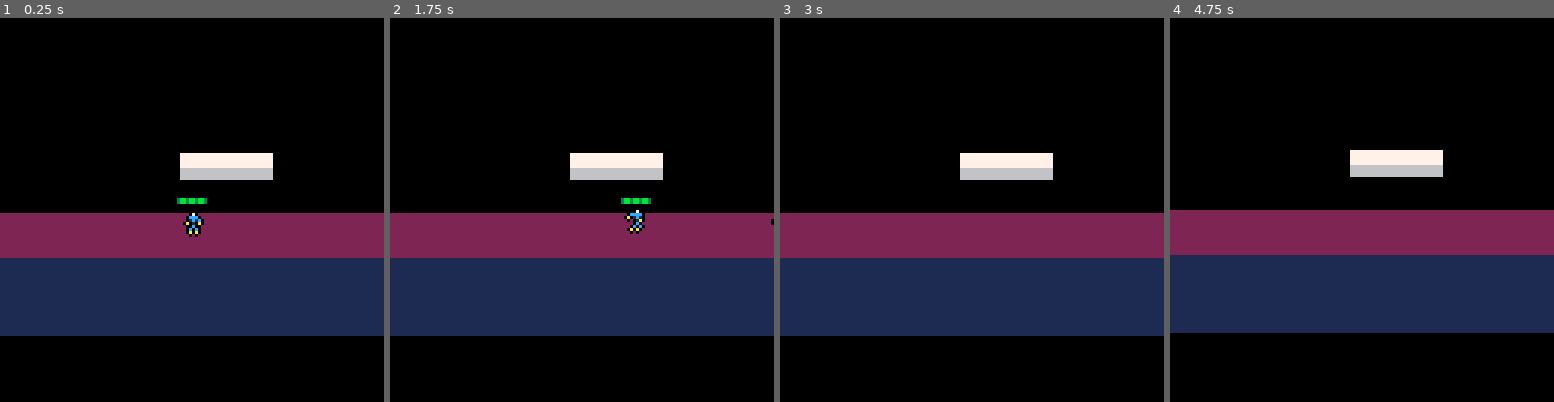
Above: before the commit, frames 1-4 (left to right).
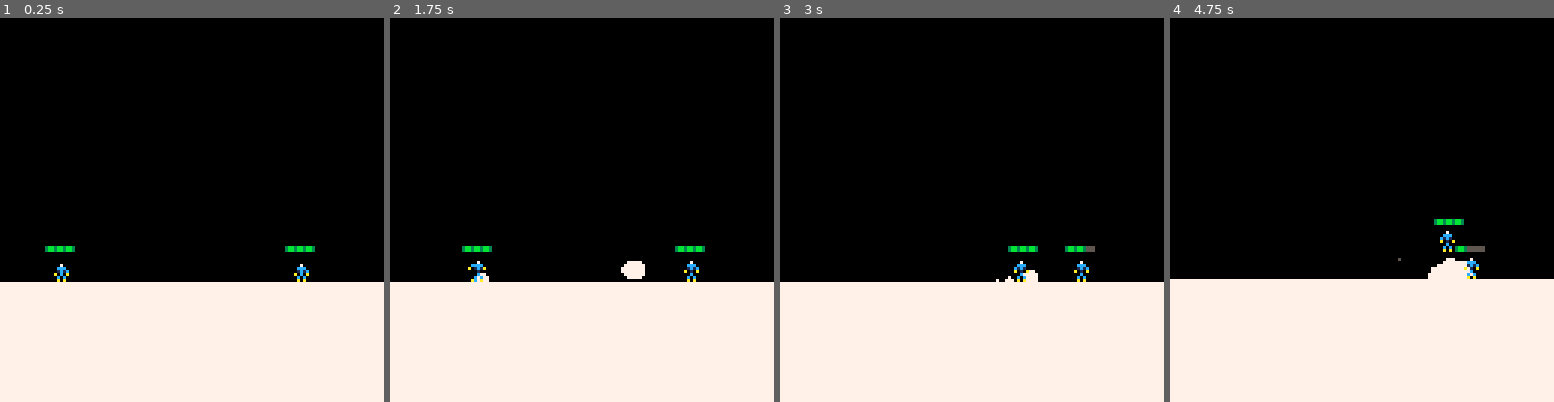
Above: after the commit, the same moments.

Repository: TThanushan/You_against_You
Game: PICO-8 cartridge you_against_you.p8
Same seed, same stepped clock (60 frames per second), same inputs: the game is played once before the commit and once after it.
Inputs:
- Up to frame 1 (0.25 s): no input
- Up to frame 2 (1.75 s): tap X (X key) at 0.33, 1.07 s; tap O (Z key) at 0.7, 1.7 s; hold Right from 1.6 s (still down)
- Up to frame 3 (3 s): tap X (X key) at 1.85, 2.97 s; release Right at 2.1 s; tap O (Z key) at 2.1, 2.5, 2.9 s; hold Up 2.15-2.42 s; hold Right from 2.47 s (still down)
- Up to frame 4 (4.75 s): release Right at 3.03 s; hold Left 3.08-3.58 s; tap O (Z key) every 0.4 s from 3.3 to 4.5 s; hold Right 4.02-4.68 s; tap X (X key) at 4.08 s; hold Up from 4.73 s (still down)

The runs differ from the first frame. In frame 1, 51% of the frame differs, in the area x 0-100%, y 35-100%; in frame 2, 51%; in frame 3, 51%; in frame 4, 52%, in the area x 0-100%, y 34-100%.

Commit message:
victory screen added

Diff:
--- a/you_against_you.p8
+++ b/you_against_you.p8
@@ -6,7 +6,7 @@
 --by wombart
 --made for 42jam#2
 
-local p_info = {x = 64, y = 64, tag = 'player', max_health = 3, move_speed = 2,
+local p_info = {x = 64, y = 64, tag = 'player', max_health = 3, move_speed = 1,
 money = 10, sprites = {idle ={1, 2}, running = {17, 18, 18, 19, 20, 20}},
 sounds = {running = 0}, weapon_info = {reload_time = 0, bullet_sprite = 49,
 	name = 'pistol', attack_speed = 0.5, move_speed = 1000, damage = 1,
@@ -19,7 +19,7 @@
 local part = {}
 local g = 0.3
 local debugmode = false
-local ground_y = 64
+local ground_y = 80
 local shkx, shky = 0, 0
 local main_camera
 local gameobjects = {}
@@ -29,13 +29,13 @@
 	brown = 4, dark_gray = 5, light_gray = 6, white = 7, red = 8, orange = 9,
 	yellow = 10, green = 11, blue = 12, indigo = 13, pink = 14, peach = 15, no_color}
 
-local ground_bridge = {x0 = -70, y0 = 65, x1 = 276, y1 = 95, width = 15,
-	height = 10, light_color = colors.dark_purple, dark_color = colors.dark_blue}
-
-local platform1 = {x0=60, y0=45, x1=90, y1=53, hitboxy=40,
+local ground_bridge = {x0 = -70, y0 = ground_y, x1 = 276, y1 = 128, width = 15,
+	height = 0, light_color = colors.white, dark_color = colors.white}
+
+local platform1 = {x0=30, y0=55, x1=60, y1=65,
 	light_color = colors.white, dark_color = colors.light_gray}
-local platform2 = {x0=130, y0=45, x1=160, y1=53, hitboxy=40,
-	light_color = colors.white, dark_color = colors.light_gray}
+-- local platform2 = {x0=130, y0=45, x1=160, y1=53, hitboxy=40,
+-- 	light_color = colors.white, dark_color = colors.light_gray}
 
 function _init()
 	start()
@@ -47,42 +47,45 @@
 end
 
 function _update60()
- if game_state == 'start' then
-
- elseif game_state == 'game' then
-  update_game()
- elseif game_state == 'gameover' then
-
- end
+	if game_state == 'start' then
+
+	elseif game_state == 'game' then
+		update_game()
+	elseif game_state == 'gameover' then
+
+	elseif game_state == 'victory' then
+		update_victory()
+	end
 end
 
 function _draw()
- if game_state == 'start' then
- elseif game_state == 'game' then
-  draw_game()
- elseif game_state == 'gameover' then
-
- end
-
- if (debugmode) then
-  -- if btnp(5) then spawner.wave_number += 1 end
-  if btnp(5) then platform_button1.level += 1 end
-
-  local pos_x, pos_y = main_camera.x - 60, main_camera.y - 60
-  -- if (btn(5)) shake_v(1)
-  -- print('time:'..flr(time()/2),main_camera.x-64, main_camera.y-64, 8, 2)
-  -- print('e:'..spawner.alivee,main_camera.x-30, 30 +main_camera.y, 8, 2)
-
-  -- print('mem_use:'..stat(0),main_camera.x+ 0, 30+main_camera.y, 8, 2)
-  print('obj:'..#gameobjects,  pos_x, pos_y, 10)
-  print('cpu:'..stat(1), pos_x, pos_y+5, 12)
-  print('fps:'..stat(7), pos_x, pos_y+10, 11, 3)
-  print('particles:'..#part, pos_x, pos_y+15, 8, 2)
-  print(time(), pos_x, pos_y+20, 8, 2)
-  print(camera_lerp_timer, pos_x, pos_y+25, 8, 2)
-  print(distance(main_camera, player), pos_x, pos_y+32, 8, 2)
-  print(btn(0), pos_x, pos_y+40, 8, 2)
- end
+	if game_state == 'start' then
+	elseif game_state == 'game' then
+		draw_game()
+	elseif game_state == 'gameover' then
+
+	elseif game_state == 'victory' then
+		draw_victory()
+	end
+
+	if (debugmode) then
+	-- if btnp(5) then spawner.wave_number += 1 end
+	if btnp(5) then platform_button1.level += 1 end
+		local pos_x, pos_y = main_camera.x - 60, main_camera.y - 60
+		-- if (btn(5)) shake_v(1)
+		-- print('time:'..flr(time()/2),main_camera.x-64, main_camera.y-64, 8, 2)
+		-- print('e:'..spawner.alivee,main_camera.x-30, 30 +main_camera.y, 8, 2)
+
+		-- print('mem_use:'..stat(0),main_camera.x+ 0, 30+main_camera.y, 8, 2)
+		print('obj:'..#gameobjects,  pos_x, pos_y, 10)
+		print('cpu:'..stat(1), pos_x, pos_y+5, 12)
+		print('fps:'..stat(7), pos_x, pos_y+10, 11, 3)
+		print('particles:'..#part, pos_x, pos_y+15, 8, 2)
+		print(time(), pos_x, pos_y+20, 8, 2)
+		print(camera_lerp_timer, pos_x, pos_y+25, 8, 2)
+		print(distance(main_camera, player), pos_x, pos_y+32, 8, 2)
+		print(btn(0), pos_x, pos_y+40, 8, 2)
+	end
 end
 
 function update_game()
@@ -97,9 +100,10 @@
 
 	-- cls(((time()/2%15))+1)
 	draw_background()
+	draw_part()
 	draw_map()
 	draw_all_gameobject()
-	draw_part()
+
 	draw_interface()
 	-- print(main_camera.get_tag())
 end
@@ -127,46 +131,36 @@
 end
 
 function draw_map()
-
-
-	-- outline
-	rect(shkx+ground_bridge.x0-1, shky+ground_bridge.y0-1,
-		shkx+ground_bridge.x1+1, shky+ground_bridge.y1+ground_bridge.height+1,
-		colors.black)
-
-	-- light part
-	rectfill(shkx+ground_bridge.x0,shky+ground_bridge.y0,shkx+ground_bridge.x1,
-		shky+ground_bridge.y0+ground_bridge.width, ground_bridge.light_color)
+	-- -- outline
+	-- rect(shkx+ground_bridge.x0-1, shky+ground_bridge.y0-1,
+	-- 	shkx+ground_bridge.x1+1, shky+ground_bridge.y1+ground_bridge.height+1,
+	-- 	colors.black)
+
+	-- -- light part
+	-- rectfill(shkx+ground_bridge.x0,shky+ground_bridge.y0,shkx+ground_bridge.x1,
+	-- 	shky+ground_bridge.y0, ground_bridge.light_color)
 
 	-- dark part
-	rectfill(shkx+ground_bridge.x0, shky+ground_bridge.y0+ground_bridge.width,
-		shkx+ground_bridge.x1,shky+ground_bridge.y1+ground_bridge.height, ground_bridge.dark_color)
-
-
+	rectfill(shkx+ground_bridge.x0, shky+ground_bridge.y0 + 8,
+		shkx+ground_bridge.x1,shky+ground_bridge.y1, ground_bridge.dark_color)
 	-- platform 1
-	rect(shkx+platform1.x0-1, shky+platform1.y0-1, shkx+platform1.x1+1,
-		shky+platform1.y1+1, colors.black)
-
-	-- light part
-	rectfill(shkx+platform1.x0, shky+platform1.y0, shkx+platform1.x1,
-		shky+platform1.y1, platform1.light_color)
-
-	-- dark part
-	rectfill(shkx+platform1.x0, shky+platform1.y0+5, shkx+platform1.x1,
-		shky+platform1.y1, platform1.dark_color)
-
-	-- platform 2
-	rect(shkx+platform2.x0-1, shky+platform2.y0-1, shkx+platform2.x1+1,
-		shky+platform2.y1+1, colors.black)
-
-	-- light part
-	rectfill(shkx+platform2.x0, shky+platform2.y0, shkx+platform2.x1,
-		shky+platform2.y1, platform2.light_color)
-
-	-- dark part
-	rectfill(shkx+platform2.x0, shky+platform2.y0+5, shkx+platform2.x1,
-		shky+platform2.y1, platform2.dark_color)
-
+	-- rectfill(shkx+platform1.x0, shky+platform1.y0+9, shkx+platform1.x1,
+	-- 	shky+platform1.y1+7, platform1.dark_color)
+end
+
+function update_victory()
+ if btn(5) then run() end
+ update_all_gameobject()
+end
+
+function draw_victory()
+	cls(0)
+	draw_game()
+	if do_once == false then
+		do_once=true
+	end
+	spe_print('you won !!!', 40 , main_camera.y-40-2*(cos(time())), 11, 3)
+	spe_print('❎ to restart', 40, main_camera.y, 10, 9)
 end
 
 function do_camera_shake()
@@ -193,9 +187,9 @@
 
 -- ##init
 function init_all_gameobject()
-	make_player()
+	make_character(false, 20, 65, 'player', 'bot')
+	make_character(true, 100, 65, 'bot', 'player')
 	main_camera = make_gameobject(128, 64, 'main_camera', {newposition = {x=0, y=0}})
-
 end
 
 function block_object_map_limit()
@@ -227,10 +221,8 @@
 end
 
 function is_player_on_a_platform()
-	return (player.x >= platform1.x0 and player.x <= platform1.x1
-		and (player.y > platform1.hitboxy-3 and player.y < platform1.hitboxy+3))
-		or (player.x > platform2.x0 and player.x < platform2.x1
-		and (player.y > platform2.hitboxy-3 and player.y < platform2.hitboxy+3))
+	return (player.x >= platform1.x0 - 4 and player.x <= platform1.x1 + 4
+		and (player.y > platform1.y0 and player.y < platform1.y1 + 1))
 end
 
 function closest_obj(target, tag)
@@ -259,8 +251,10 @@
 end
 
 -- ##player
-function make_player()
-	player = make_gameobject(p_info.x, p_info.y, p_info.tag, {
+function make_character(is_bot, x, y, tag, target_tag)
+	player = make_gameobject(x, y, tag, {
+		is_bot = is_bot,
+		target_tag = target_tag,
 		current_health = p_info.max_health,
 		max_health = p_info.max_health,
 		c_sprite=1,
@@ -286,36 +280,6 @@
 		sprites = p_info.sprites,
 		experience=0,
 		move_speed = p_info.move_speed,
-		move = function(self)
-			if btn(0) then
-				self.x -= self.move_speed
-				self.state = 'running'
-				-- allow player to shoot to the right and walk to the left
-				-- if not btn(4) then
-					self.look_to_left = true
-				-- end
-				-- self:walk_particle()
-			end
-			if btn(1) then
-				self.x += self.move_speed
-				self.state = 'running'
-				-- if not btn(4) then
-					self.look_to_left = false
-				-- end
-				-- self:walk_particle()
-			end
-			-- need to be falling to jump
-			if btn(2) and self.grounded and self.dy >= 0 then
-				self:jump()
-
-			end
-			if not btn(0) and not btn(1) then
-				self.state = 'idle'
-			end
-			if btn(4) then
-				self:shoot(self.x+200, self.y)
-			end
-		end,
 		shoot = function(self, _x, _y)
 			if self.weapon_info.reload_time < time() then
 				local looking_direction = 1
@@ -338,25 +302,78 @@
 					self.weapon_info.collision_backoff,
 					self.weapon_info.move_speed,
 					self.weapon_info.bullet_sprite,
-					'bullet')
+					'bullet', target_tag)
 				shake_h(2)
 			end
+
+		end,
+		player_controller = function(self)
+			if btn(0) then
+				self.x -= self.move_speed
+				self.state = 'running'
+				-- allow player to shoot to the right and walk to the left
+				if not btn(4) then
+					self.look_to_left = true
+				end
+				-- self:walk_particle()
+			end
+			if btn(1) then
+				self.x += self.move_speed
+				self.state = 'running'
+				if not btn(4) then
+					self.look_to_left = false
+				end
+				-- self:walk_particle()
+			end
+			-- need to be falling to jump
+			if btn(2) and self.grounded and self.dy >= 0 then
+				self:jump()
+
+			end
+			if not btn(0) and not btn(1) then
+				self.state = 'idle'
+			end
+			if btn(4) then
+				self:shoot(self.x+200, self.y)
+			end
+		end,
+		bot_controller = function(self)
 
 		end,
 		update_sprite = function(self)
 			local table = self.sprites.idle
-			local speed = 8
+			local speed = 6
 
 			if self.state == 'running' then
 				table = self.sprites.running
-				speed = self.move_speed*12
+				speed = self.move_speed*16
 			end
 
 			local n = flr(time()*speed%#table)+1
 			self.c_sprite = table[n]
 		end,
+		am_i_dead = function(self)
+			if (self.current_health <= 0) then
+				self.current_health = 0
+				self:death_event()
+			end
+			return true
+		end,
+		death_event = function(self)
+			if (self.is_bot) then
+				hit_part(self.x, self.y, {7, 6, 5})
+				game_state = 'victory'
+			else
+				game_state = 'gameover'
+			end
+			dust_part(self.x, self.y, 5+3, {colors.red}, 4)
+			dust_part(self.x+3, self.y, 5, {colors.dark_purple}, 4)
+			dust_part(self.x-3, self.y, 5, {colors.dark_blue}, 4)
+			self.sprites = {idle = {6}, running = {6}}
+			self:disable()
+		end,
 		draw_sprite = function(self)
-			outline_spr(self.c_sprite, self.x+shkx-4, self.y+shky, self.look_to_left)
+			-- outline_spr(self.c_sprite, self.x+shkx-4, self.y+shky, self.look_to_left, colors.white)
 			spr(self.c_sprite, self.x+shkx-4, self.y+shky, 1, 1, self.look_to_left)
 		end,
 		player_sounds = function (self)
@@ -386,7 +403,10 @@
 
 		end,
 		walk_particle = function(self)
-			if rnd()>0.5 and self.grounded then dust_part(self.x+4, self.y+10, 3,{6, 5}) end
+			if self.state == 'running' and rnd()>0.5 and
+			self.grounded then
+				dust_part(self.x+4, self.y+10, 2,{colors.white, colors.dark_gray})
+			end
 		end,
 		do_physics=function(self)
 			if self.y > ground_y then
@@ -396,18 +416,17 @@
 
 			end
 			-- do gravity
-			if self.y <= ground_y and not is_player_on_a_platform() then
+			if self.y <= ground_y then
 				self.dy += g
 			else
 				if not self.grounded then
 					sfx(2)
 				end
-					if self.dy > 0 and is_player_on_a_platform() then
+					if self.dy > 0 then
 						self.grounded = true
 						self.dy = 0
 					end
 			end
-
 			self.y += self.dy
 		end,
 		draw_health_rect = function (self)
@@ -429,13 +448,24 @@
 		end,
 		update = function (self)
 			self:player_sounds()
-			self:move()
-			self:update_sprite()
+			if (self.is_bot == true) then
+				self:bot_controller()
+			else
+				self:player_controller()
+			end
+			if (self.active) then
+				self:am_i_dead()
+				self:update_sprite()
+				self:walk_particle()
+			end
 			self:do_physics()
 		end,
 		draw = function(self)
 			self:draw_sprite()
-			self:draw_health_rect()
+			if (self.active) then
+				-- self:draw_health_rect()
+				self:draw_health_rect()
+			end
 		end
 
 	})
@@ -459,11 +489,12 @@
 end
 
 -- ##bullet
-function make_bullet(x, y, direction, damage, backoff, move_speed, sprite, tag)
+function make_bullet(x, y, direction, damage, backoff, move_speed, sprite, tag, target_tag)
   local bullet = make_gameobject (x, y, tag, {
 	damage=damage,
 	move_speed=move_speed,
 	sprite=sprite,
+	target_tag = target_tag,
 	range = 10,
 	backoff = backoff,
 	direction=direction,
@@ -483,7 +514,7 @@
 		self:disable()
 	end,
 	enemy_collision_check = function (self)
-		local enemy = closest_obj(self, 'enemy')
+		local enemy = closest_obj(self, self.target_tag)
 		if enemy != nil and distance(self, enemy) < self.range then
 			-- sfx(1)
 			enemy:take_damage(self.damage)
@@ -582,6 +613,7 @@
 			return self.tag
 		end,
 		disable = function(self)
+			self.active = false
 			del(gameobjects, self)
 		end,
 		draw = function(self)
Not shown, changed: 21 lines of the sprite sheet (__gfx__) section of you_against_you.p8
